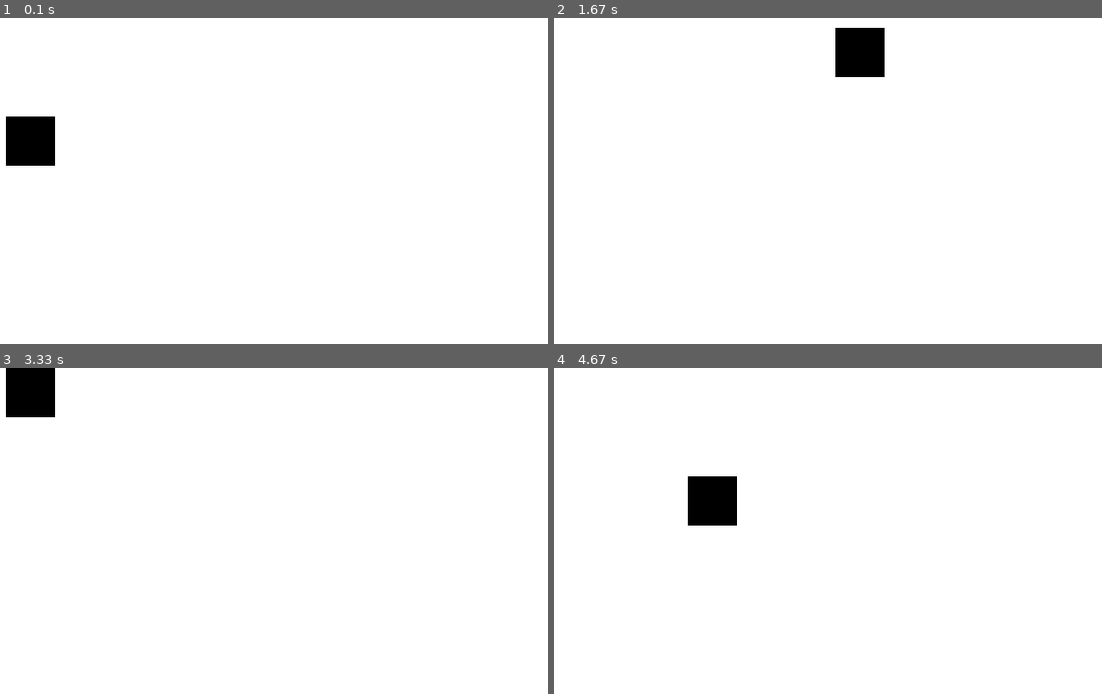
Above: before the commit, frames 1-4 (two rows, left to right).
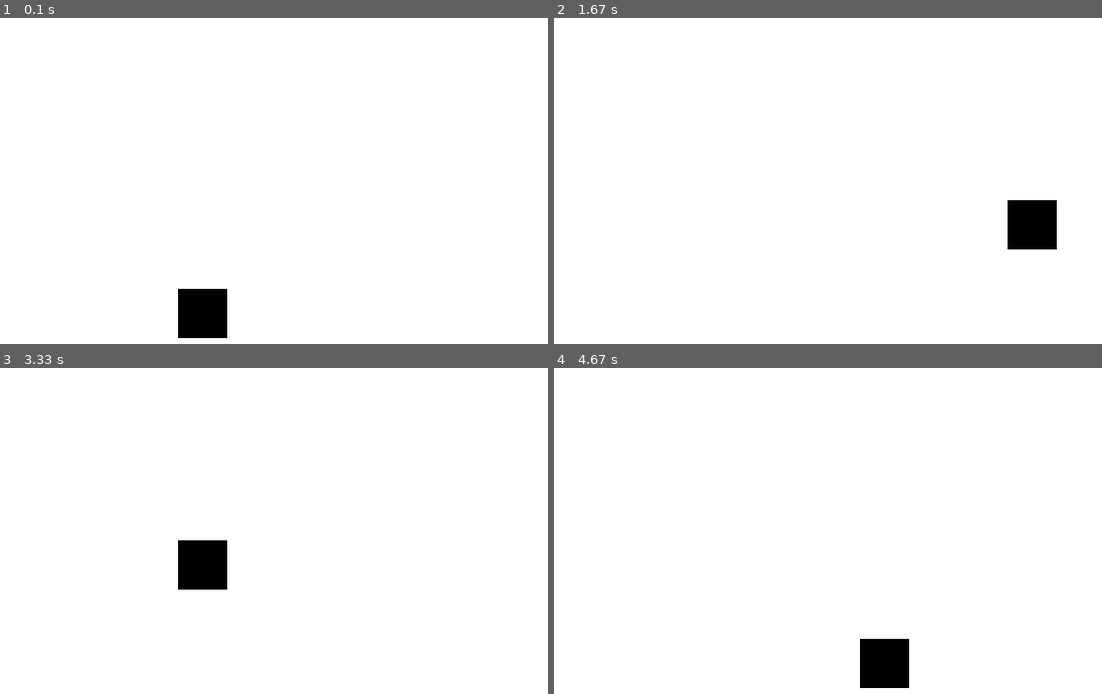
Above: after the commit, the same moments.

Repository: krejdlt22/pygame
Game: pygame game, started from src/main.py
The game is run twice, just before and just after one commit, with the same random seed, the same clock (stepped at 60 frames per second) and the same inputs.
Inputs:
- Up to frame 1 (0.1 s): no input
- Up to frame 2 (1.67 s): hold Right 0.33-0.8 s; hold Up 0.83-1.13 s; hold Right 1.17-1.63 s
- Up to frame 3 (3.33 s): hold Left 1.67-2.2 s; hold Down 2.23-2.53 s; hold Left 2.57-2.97 s; hold Up from 3 s (still down)
- Up to frame 4 (4.67 s): release Up at 3.37 s; hold Right 3.4-4.03 s; hold Down 4.07-4.43 s; hold Left from 4.47 s (still down)

The runs differ from the first frame. In frame 1, 2.7% of the frame differs, in the area x 1-42%, y 30-99%; in frame 2, 2.7%; in frame 3, 2.7%; in frame 4, 2.7%.

Commit message:
Čtvereček začíná uprostřed okna

Diff:
--- a/src/main.py
+++ b/src/main.py
@@ -10,8 +10,8 @@
 FPS_COUNT = 60
 
 rozmer_x = rozmer_y = 50
-pozice_x = 200
-pozice_y = 100
+pozice_x = (ROZLISENI_X - rozmer_x) / 2
+pozice_y = (ROZLISENI_Y - rozmer_y) / 2
 rychlost = 5 # pixely / frame
 
 # vytvoreni okna (stanoveni rozliseni)
